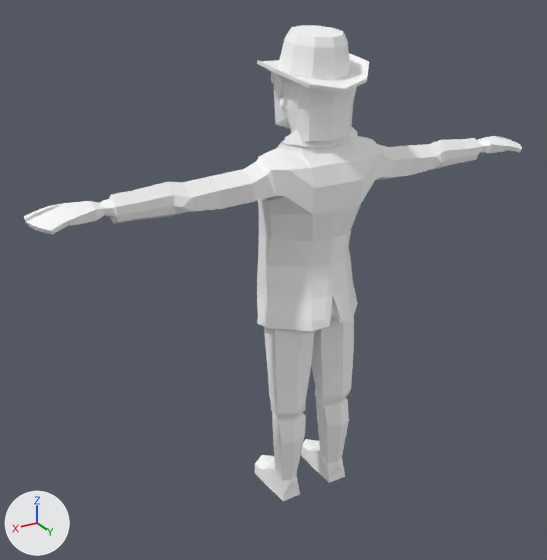
Renders of the Blender file RiggedAssetsBlenderFiles/Richy_Male.blend from each side of a commit.
The view is the same before and after, from a camera (50 mm lens) standing at (1.97, 2.96, 2.75) and looking at (0.08, -0.19, 1.17). The axes (+X, +Y, +Z) are drawn at lower left. The lights are the same throughout.

In view in the first picture: 'Character_Rich_Male_01'.
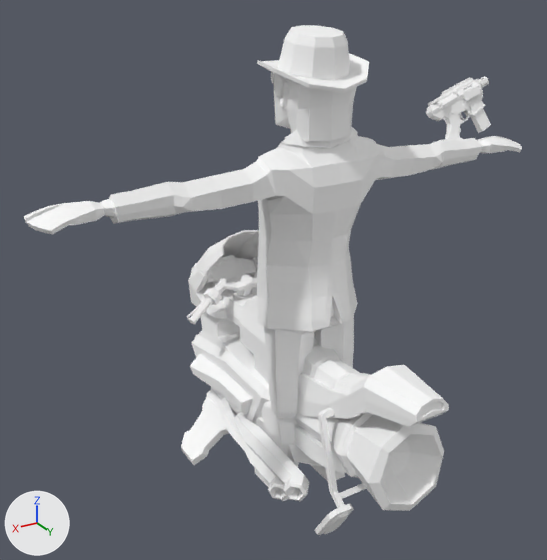
Commit message: Richy blender file added with hover and gun

Location of each change, (x1, y1, x2, y2) in pixels of the pictures (547 x 560 px):
'SM_Veh_Hover_Bike_01', added: after (181, 255, 449, 535)
'SM_Wep_MachinePistol_Gen1_01', added: after (426, 76, 489, 140)
'SM_Veh_Hover_Bike_01_Glass', added: after (196, 230, 259, 276)
'SM_Veh_Hover_Bike_01_HandleBars', added: after (187, 275, 257, 324)
'SM_Wep_MachinePistol_Gen1_Mag_01', added: after (471, 108, 491, 133)
'SM_Wep_MachinePistol_Gen1_Slide_01', added: after (463, 86, 473, 93)
'SM_Wep_MachinePistol_Gen1_ChargeHandle_01', added: after (428, 99, 438, 106)
'SM_Wep_MachinePistol_Gen1_Trigger_01', added: after (460, 113, 465, 120)

Patch to the scene script:
```diff
--- a/RiggedAssetsBlenderFiles/Richy_Male.blend.py
+++ b/RiggedAssetsBlenderFiles/Richy_Male.blend.py
@@ me_mesh_007 @@
+me_mesh_007.from_pydata([(0.28, 13.66, 12.22), (-1.34, 12.39, 12.22), (-1.44, 10.68, 12.22), (0.28, 13.66, 18.94), (-1.34, 12.39, 18.94), (-1.44, 10.68, 18.94), (1.53, 10.89, 12.22), (1.53, 10.89, 18.94)], [], [(0, 1, 4, 3), (1, 2, 5, 4), (1, 0, 6), (2, 1, 6), (3, 4, 7), (4, 5, 7)])
+me_mesh_007.materials.append(mat_lambert1)  # its picture is missing
@@ ob_sm_wep_machinepistol_gen1_01 @@
+ob_sm_wep_machinepistol_gen1_01 = bpy.data.objects.new('SM_Wep_MachinePistol_Gen1_01', me_mesh_003)  # 564 vertices, 541 faces; spans x -4.9..4.9, y -9.4..17.2, z -10.6..29.1; in mat_lambert1 (its picture is missing)
+ob_sm_wep_machinepistol_gen1_01.location = (-0.952, -0.04, 1.903)
+ob_sm_wep_machinepistol_gen1_01.rotation_euler = (1.207, 0.42, -1.742)  # degrees (69, 24, -100)
+ob_sm_wep_machinepistol_gen1_01.scale = (0.0108, 0.0108, 0.0108)
@@ ob_sm_wep_machinepistol_gen1_slide_01 @@
+ob_sm_wep_machinepistol_gen1_slide_01 = bpy.data.objects.new('SM_Wep_MachinePistol_Gen1_Slide_01', me_mesh_007)
+ob_sm_wep_machinepistol_gen1_slide_01.parent = ob_sm_wep_machinepistol_gen1_01
+ob_sm_wep_machinepistol_gen1_slide_01.location = (0.0, 0.0, 0.0)
@@ ob_sm_wep_machinepistol_gen1_chargehandle_01 @@
+ob_sm_wep_machinepistol_gen1_chargehandle_01 = bpy.data.objects.new('SM_Wep_MachinePistol_Gen1_ChargeHandle_01', me_mesh_006)  # 24 vertices, 23 faces; spans x -2.6..4.3, y 14.3..15.6, z -5.7..17.7; in mat_lambert1 (its picture is missing)
+ob_sm_wep_machinepistol_gen1_chargehandle_01.parent = ob_sm_wep_machinepistol_gen1_01
+ob_sm_wep_machinepistol_gen1_chargehandle_01.location = (0.0, 0.0, 0.0)
@@ ob_sm_wep_machinepistol_gen1_trigger_01 @@
+ob_sm_wep_machinepistol_gen1_trigger_01 = bpy.data.objects.new('SM_Wep_MachinePistol_Gen1_Trigger_01', me_mesh_005)  # 28 vertices, 26 faces; spans x 0.27..1.37, y -0.25..5.35, z 4.97..8.77; in mat_lambert1 (its picture is missing)
+ob_sm_wep_machinepistol_gen1_trigger_01.parent = ob_sm_wep_machinepistol_gen1_01
+ob_sm_wep_machinepistol_gen1_trigger_01.location = (0.0, 0.0, 0.0)
@@ ob_sm_wep_machinepistol_gen1_mag_01 @@
+ob_sm_wep_machinepistol_gen1_mag_01 = bpy.data.objects.new('SM_Wep_MachinePistol_Gen1_Mag_01', me_mesh_004)  # 84 vertices, 80 faces; spans x -1.0..2.6, y -9.7..8.6, z 12.8..19.2; in mat_lambert1 (its picture is missing)
+ob_sm_wep_machinepistol_gen1_mag_01.parent = ob_sm_wep_machinepistol_gen1_01
+ob_sm_wep_machinepistol_gen1_mag_01.location = (0.0, 0.0, 0.0)
@@ ob_sm_veh_hover_bike_01 @@
+ob_sm_veh_hover_bike_01 = bpy.data.objects.new('SM_Veh_Hover_Bike_01', me_mesh)  # 1157 vertices, 1142 faces; spans x -52.0..50.0, y 0.0..105.0, z -108.0..120.0; in mat_body1 (its picture is missing)
+ob_sm_veh_hover_bike_01.location = (0.0, -0.109, 0.0)
+ob_sm_veh_hover_bike_01.rotation_euler = (1.571, 0.0, 0.0)  # degrees (90, 0, 0)
+ob_sm_veh_hover_bike_01.scale = (0.01, 0.01, 0.01)
@@ ob_sm_veh_hover_bike_01_handlebars @@
+ob_sm_veh_hover_bike_01_handlebars = bpy.data.objects.new('SM_Veh_Hover_Bike_01_HandleBars', me_mesh_002)  # 256 vertices, 268 faces; spans x -39.1..39.1, y 80.3..101.2, z 47.8..62.8; in mat_body1 (its picture is missing)
+ob_sm_veh_hover_bike_01_handlebars.parent = ob_sm_veh_hover_bike_01
+ob_sm_veh_hover_bike_01_handlebars.location = (0.0, 0.0, 0.0)
@@ ob_sm_veh_hover_bike_01_glass @@
+ob_sm_veh_hover_bike_01_glass = bpy.data.objects.new('SM_Veh_Hover_Bike_01_Glass', me_mesh_001)  # 46 vertices, 42 faces; spans x -20.0..20.0, y 97.1..129.3, z 54.7..97.1; in mat_body1 (its picture is missing)
+ob_sm_veh_hover_bike_01_glass.parent = ob_sm_veh_hover_bike_01
+ob_sm_veh_hover_bike_01_glass.location = (0.0, 0.0, 0.0)
```
